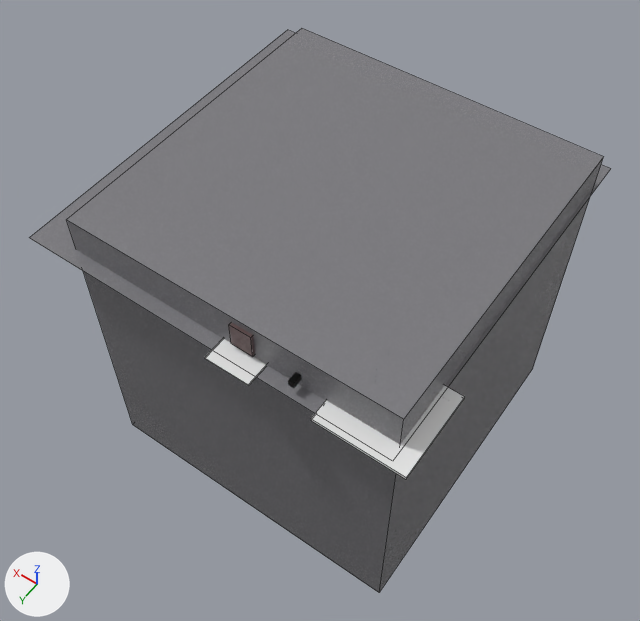
Two versions of the Blender file week4/start.blend, one commit apart.
The view is the same before and after, from a camera (50 mm lens) standing at (-39.2, 71.8, 111.7) and looking at (23.3, -15.6, -25.8). The axes (+X, +Y, +Z) are drawn at lower left. The lights are the same throughout. Mesh edges are drawn as thin lines on the coarser meshes.

The older version as bpy lines, for what is in view:
```python
ob_cube_001 = bpy.data.objects.new('Cube.001', me_cube_002)
ob_cube_001.location = (20.5, -18.5, -25.5)
ob_cube_001.scale = (32.4, 32.4, 32.4)
ob_cube_004 = bpy.data.objects.new('Cube.004', me_cube_007)
ob_cube_004.location = (16.5, 14.1, -0.3)
ob_cube_004.scale = (-4.3, -4.3, 0.146)
ob_plane = bpy.data.objects.new('Plane', me_plane)
ob_plane.location = (24.5, -20.2, -0.3)
ob_plane.scale = (36.9, 36.9, 36.9)
# also in view: 'Cube' at (-7.1, 9.6, -0.3)
```
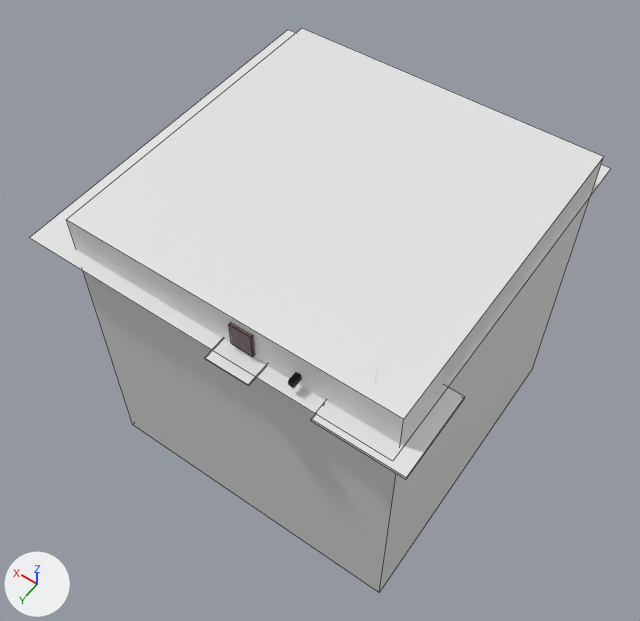
What changed in the scene script:
```text
Change mat_sand_001:
    remove # nodes: BsdfPrincipled, Bump, Mapping, Mix, OutputMaterial, TexCoord, TexNoise, TexWave
    remove # colours: grey #7c7b7f
    nodes: BsdfPrincipled, OutputMaterial
```

Boxes [x1, y1, x2, y2] around the edits, measured in the pictures (640 x 621 px):
'Cube.001', surface changed (grey to white)
    both: [67, 28, 603, 593]
'Plane', surface changed (grey to white)
    both: [30, 30, 611, 413]
